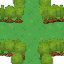
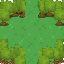
Layered file, before and after one edit (w=64, h=64). Changes by layer:
hid group "Corridor" (50 layers) over [0, 0, 64, 64]
showed group "NSEW" (2nd of 2) (2 layers) over [0, 0, 64, 64]
painted on "ground_grass_1 copy 17" over [0, 0, 64, 64]
